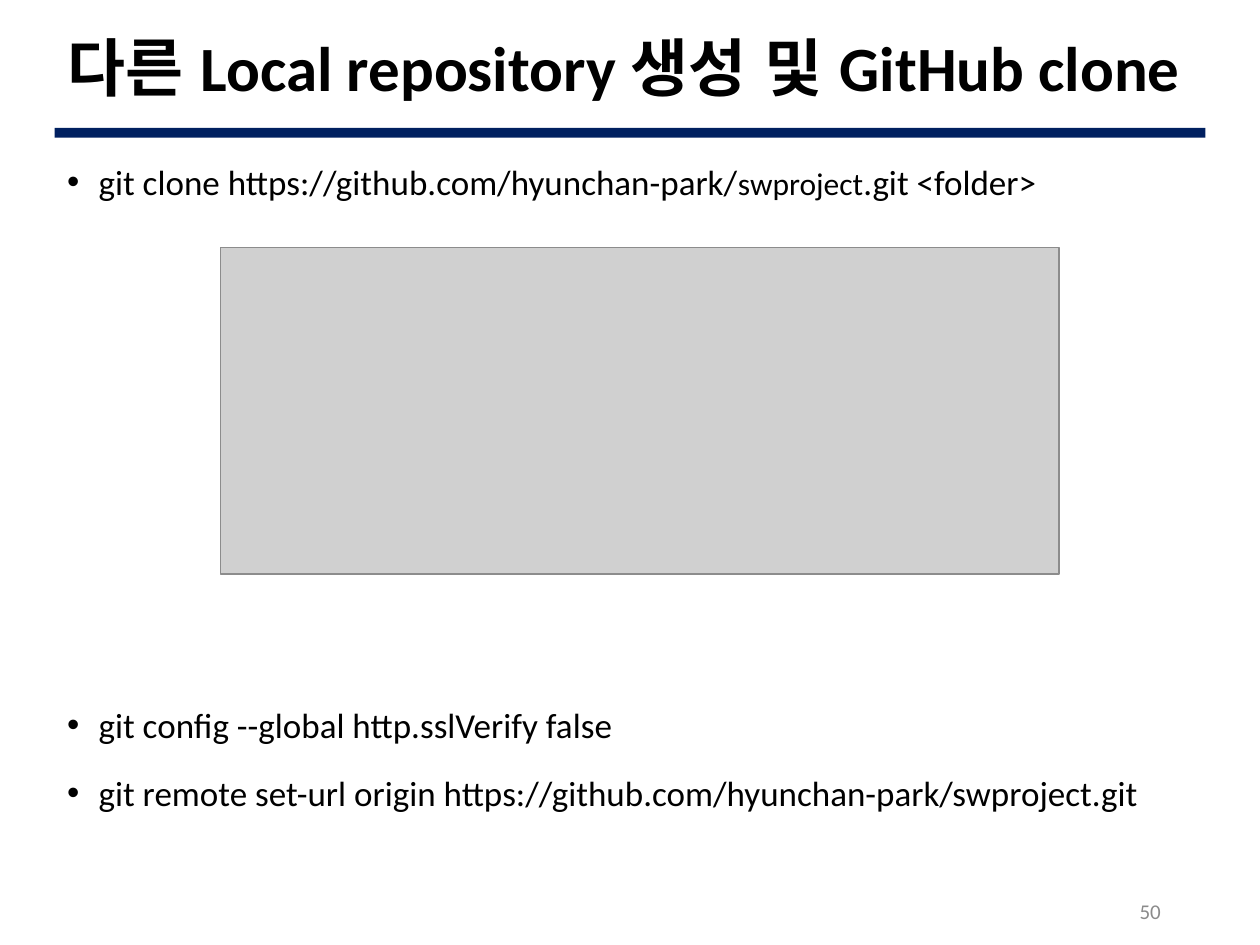
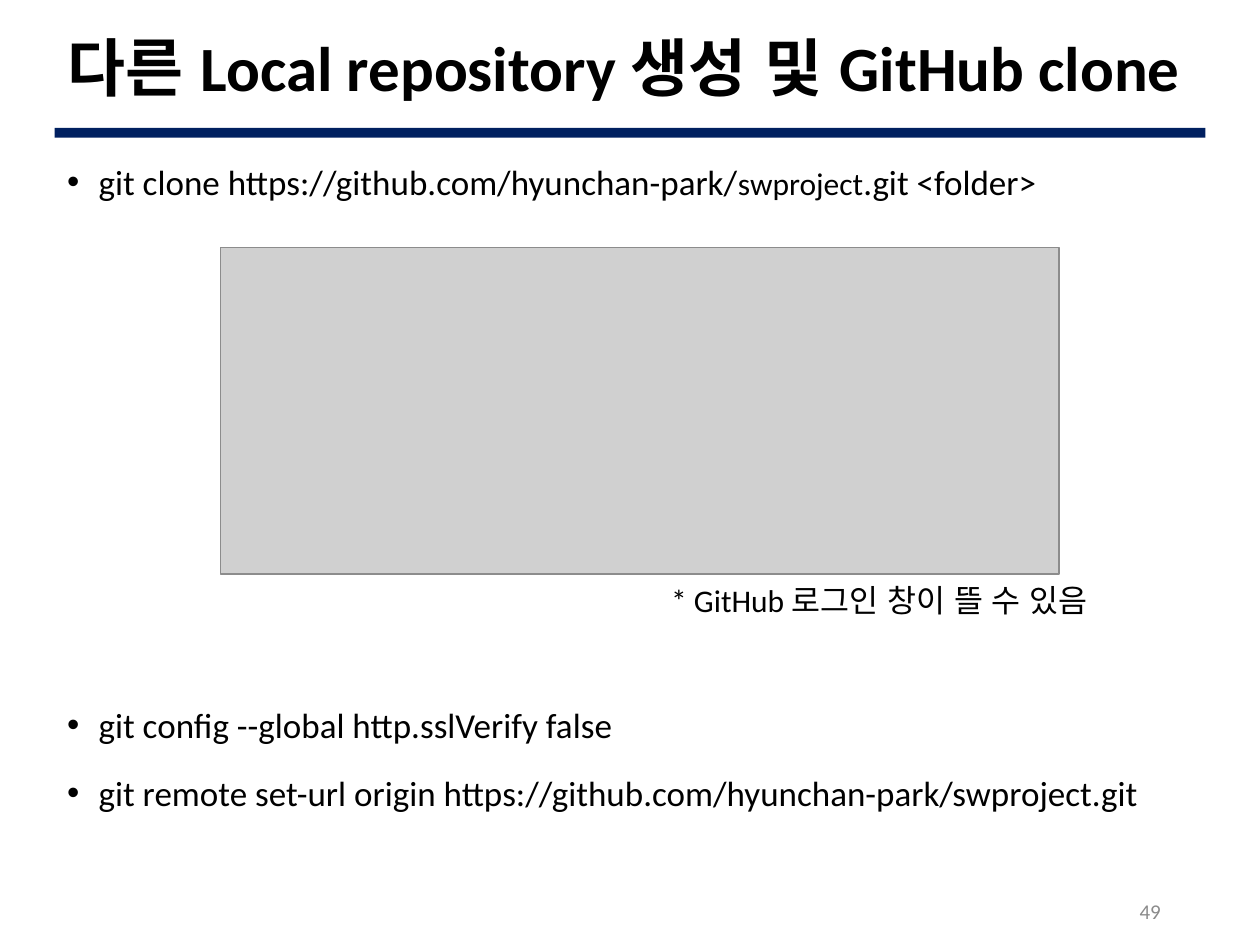
Before and after one commit to JBNU-JEduTools/osscourse, a slide deck: slide 49 of Slides/5. Git 초급.pptx (slide 50 before the commit). Drawn at 1260x945 pixels with LibreOffice and Linux fonts; fonts in the diff are those of the drawing; grey boxes stand for pictures; background and template pictures are left out. Boxes give left, top, right and bottom in pixels: in the first picture for what was removed or moved away, otherwise in the second. Text is boxed around its words. In the diff, an @@ line names an element or a change of style, - is before the commit and + after.

```diff
--- a/Slides/5. Git 초급.pptx
+++ b/Slides/5. Git 초급.pptx
@@ text added at <box>694,585,1088,615</box>, 18 pt, text #000000 @@
+* GitHub 로그인 창이 뜰 수 있음
@@ page number at <box>1140,905,1161,919</box>: text changed @@
-50
+49
```
Also in this commit, not shown: 5 other slides changed, 9 other files.
